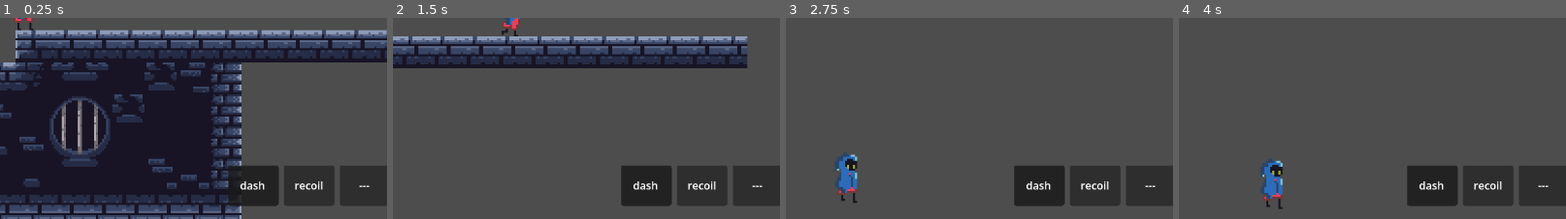
Above: before the commit, frames 1-4 (left to right).
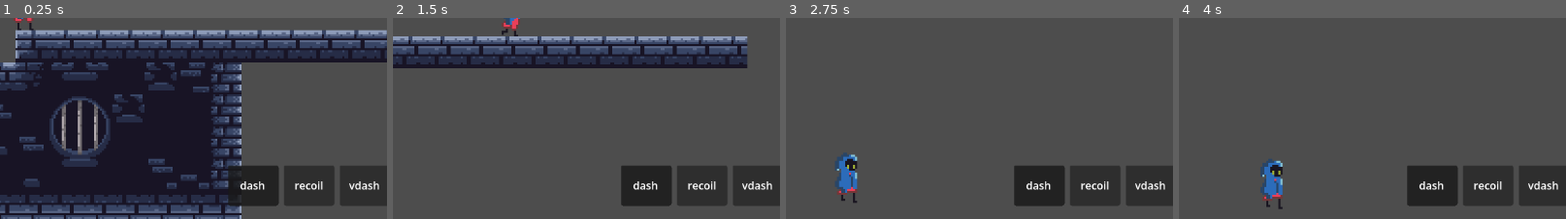
Above: after the commit, the same moments.

Repository: TathyaBarot2808/Godot_Game
Game: Godot game, scene res://scenes/game_sc.tscn
Same seed, same stepped clock (60 frames per second), same inputs: the game is played once before the commit and once after it.
Inputs (mouse positions are % of the whole screen's width and height, from its top left):
- Up to frame 1 (0.25 s): no input
- Up to frame 2 (1.5 s): move the mouse to (72, 41) at 0.52 s; hold D (move_right) from 0.53 s (still down); tap Shift (dash) at 0.6 s; tap Space (jump) at 0.77 s; tap Alt (vdash, bound only after the commit) at 0.8, 1.35 s; move the mouse to (30, 51) at 1.27 s
- Up to frame 3 (2.75 s): tap Space (jump) at 1.52 s; tap Shift (dash) at 1.55, 2.1 s; move the mouse to (60, 22) at 2.02 s; release D (move_right) at 2.03 s; hold A (move_left) from 2.03 s (still down); tap Alt (vdash, bound only after the commit) at 2.3 s
- Up to frame 4 (4 s): move the mouse to (45, 68) at 2.77 s; release A (move_left) at 2.78 s; hold D (move_right) from 2.78 s (still down); right-click (45, 68) at 2.85 s; tap Space (jump) at 3.02, 3.77 s; tap Shift (dash) at 3.05 s; move the mouse to (80, 62) at 3.52 s; tap 1 (slot_1) at 3.6 s; tap Alt (vdash, bound only after the commit) at 3.8 s
The pictures show only the part of the screen within x 48-98%, y 50-100%; the shares and areas given below are measured in that part.

The runs differ from the first frame. In frame 1, 0.2% of the frame differs, in the area x 90-98%, y 81-86%; in frame 2, 0.2%; in frame 3, 0.2%; in frame 4, 0.2%.

Commit message:
Added multidirection dash

Diff:
--- a/project.godot
+++ b/project.godot
@@ -57,6 +57,11 @@
 "events": [Object(InputEventKey,"resource_local_to_scene":false,"resource_name":"","device":-1,"window_id":0,"alt_press …(191 unchanged characters)…
 ]
 }
+vdash={
+"deadzone": 0.2,
+"events": [Object(InputEventKey,"resource_local_to_scene":false,"resource_name":"","device":-1,"window_id":0,"alt_pressed":false,"shift_pressed":false,"ctrl_pressed":false,"meta_pressed":false,"pressed":false,"keycode":0,"physical_keycode":4194328,"key_label":0,"unicode":0,"location":0,"echo":false,"script":null)
+]
+}
 
 [physics]
 
--- a/scenes/player_sc.tscn
+++ b/scenes/player_sc.tscn
@@ -7,6 +7,7 @@
 [ext_resource type="Script" uid="uid://kq34llptxc8b" path="res://scripts/dash_component.gd" id="5_orbwo"]
 [ext_resource type="Script" uid="uid://02ay3kn372ei" path="res://scripts/abilities_manager.gd" id="6_abmgr"]
 [ext_resource type="Script" uid="uid://bh4m007p25rw2" path="res://scripts/loadout.gd" id="7_obawi"]
+[ext_resource type="Script" uid="uid://duui701iq33jb" path="res://scripts/vdash_component.gd" id="8_ykq2h"]
 
 [sub_resource type="RectangleShape2D" id="RectangleShape2D_g2els"]
 size = Vector2(35, 101.75)
@@ -287,3 +288,6 @@
 
 [node name="LoadoutManager" type="Node" parent="AbilitiesManager" unique_id=1066335034]
 script = ExtResource("7_obawi")
+
+[node name="vdash" type="Node" parent="AbilitiesManager" unique_id=923373804]
+script = ExtResource("8_ykq2h")
--- a/scripts/abilities_manager.gd
+++ b/scripts/abilities_manager.gd
@@ -5,6 +5,7 @@
 var _unlocked: Dictionary = {
 	"recoil": true,   # player starts with recoil (shoot)
 	"dash":   true,  # locked until unlocked by gameplay
+	"vdash": true,
 }
 
 # Populated automatically in _ready from child AbilityBase nodes
--- a/scripts/loadout.gd
+++ b/scripts/loadout.gd
@@ -5,7 +5,7 @@
 var loadout: Dictionary={
 	0: "dash",
 	1: "recoil",
-	2: "",
+	2: "vdash",
 }
 
 
--- a/scripts/mana.gd
+++ b/scripts/mana.gd
@@ -7,6 +7,7 @@
 @export var regen_delay: float = 2.0       # seconds after spending before regen starts
 @export var shoot_cost: float = 25.0
 @export var dash_cost: float = 40.0
+@export var vdash_cost: float=30.0
 
 
 signal mana_changed(current: float, max: float)
--- a/scripts/player_move.gd
+++ b/scripts/player_move.gd
@@ -39,11 +39,13 @@
 @onready var loadout: LoadoutManager = $AbilitiesManager/LoadoutManager
 @onready var _recoil: Node = $AbilitiesManager/recoil
 @onready var _dash: Node = $AbilitiesManager/dash
+@onready var _vdash: Node = $AbilitiesManager/vdash
 
 # ── Lifecycle ─────────────────────────────────────────────────────────────────
 
 func _ready() -> void:
 	_dash.dash_started.connect(_on_dash_started)
+	_vdash.vdash_started.connect(_on_dash_started)
 	sprite.animation_finished.connect(_on_animation_finished)
 
 func _on_dash_started() -> void:
@@ -62,6 +64,8 @@
 	_handle_slot_switch()
 	if loadout.get_active_ability() == "dash":
 		_handle_dash()
+	if loadout.get_active_ability()=="vdash":
+		_handle_vdash()
 	_handle_shoot()
 	_handle_jump()
 	_handle_movement(delta)
@@ -86,6 +90,9 @@
 	if Input.is_action_just_pressed("dash"):
 		_execute_dash()
 
+func _handle_vdash() ->void:
+	if Input.is_action_just_pressed("vdash"):
+		_execute_vdash()
 # ── Shoot — routes to active loadout slot ─────────────────────────────────────
 
 func _handle_shoot() -> void:
@@ -103,7 +110,9 @@
 		"recoil":
 			_execute_recoil()
 		"dash":
-			_handle_dash()
+			_execute_dash()
+		"vdash":
+			_execute_vdash()
 		_:
 			push_error("player_move: no handler for ability -> " + ability)
 
@@ -138,6 +147,19 @@
 		mana.spend(mana.dash_cost)
 		velocity = result
 
+func _execute_vdash() -> void:
+	if abilities.is_active("recoil") or abilities.is_active("dash"):
+		return
+	if not mana.can_spend(mana.vdash_cost):
+		return
+	var mouse_pos := get_global_mouse_position()
+	var dir := (mouse_pos - global_position).normalized()
+	if dir == Vector2.ZERO:
+		dir = Vector2.UP
+	var result: Variant = abilities.execute("vdash", {"direction": dir})
+	if result != null:
+		mana.spend(mana.vdash_cost)
+		velocity = result
 # ── Jump ──────────────────────────────────────────────────────────────────────
 
 func _handle_jump() -> void:
@@ -151,7 +173,7 @@
 func _apply_gravity(delta: float) -> void:
 	if is_on_floor():
 		return
-	if abilities.is_active("recoil") or abilities.is_active("dash"):
+	if abilities.is_active("recoil") or abilities.is_active("dash") or abilities.is_active("vdash"):
 		return
 
 	var current_gravity := get_gravity() * BASE_GRAVITY_MULTIPLIER
@@ -166,6 +188,8 @@
 
 	if _recoil.is_recovering():
 		current_gravity *= _recoil.get_recovery_factor()
+	if _vdash.is_recovering():
+		current_gravity *= _vdash.get_recovery_factor()
 
 	velocity += current_gravity * delta
 	velocity.y = minf(velocity.y, MAX_FALL_SPEED)
@@ -176,7 +200,7 @@
 # ── Movement ──────────────────────────────────────────────────────────────────
 
 func _handle_movement(delta: float) -> void:
-	if abilities.is_active("recoil") or abilities.is_active("dash"):
+	if abilities.is_active("recoil") or abilities.is_active("dash") or abilities.is_active("vdash"):
 		return
 
 	var direction := Input.get_axis("move_left", "move_right")
--- /dev/null
+++ b/scripts/vdash_component.gd
@@ -0,0 +1,67 @@
+extends AbilityBase
+
+# ── Exports ───────────────────────────────────────────────────────────────────
+
+@export_group("Vertical Dash")
+@export var VDASH_SPEED: float = 1800.0
+@export var VDASH_DURATION: float = 0.15
+@export var VDASH_COOLDOWN: float = 0.5
+@export var VDASH_GRAVITY_RECOVERY: float = 0.2
+
+# ── Signals ───────────────────────────────────────────────────────────────────
+
+signal vdash_started
+signal vdash_ended
+
+# ── State ─────────────────────────────────────────────────────────────────────
+
+var _is_vdashing: bool = false
+var _vdash_timer: float = 0.0
+var _cooldown_timer: float = 0.0
+var _recovery_timer: float = 0.0
+
+# ── Lifecycle ─────────────────────────────────────────────────────────────────
+
+func _physics_process(delta: float) -> void:
+	if _vdash_timer > 0:
+		_vdash_timer -= delta
+		if _vdash_timer <= 0:
+			_is_vdashing = false
+			_cooldown_timer = VDASH_COOLDOWN
+			_recovery_timer = VDASH_GRAVITY_RECOVERY
+			vdash_ended.emit()
+
+	if _cooldown_timer > 0:
+		_cooldown_timer -= delta
+
+	if _recovery_timer > 0:
+		_recovery_timer -= delta
+
+# ── AbilityBase Interface ─────────────────────────────────────────────────────
+
+func can_use() -> bool:
+	return not _is_vdashing and _cooldown_timer <= 0
+
+func is_active() -> bool:
+	return _is_vdashing
+
+func trigger(args: Dictionary) -> Variant:
+	var direction: Vector2 = args.get("direction", Vector2.UP)
+	if direction == Vector2.ZERO:
+		direction = Vector2.UP
+
+	_is_vdashing = true
+	_vdash_timer = VDASH_DURATION
+	_cooldown_timer = 0.0
+	_recovery_timer = 0.0
+	vdash_started.emit()
+
+	return direction * VDASH_SPEED
+
+# ── Gravity Helpers (used by player_move._apply_gravity) ─────────────────────
+
+func is_recovering() -> bool:
+	return _recovery_timer > 0.0
+
+func get_recovery_factor() -> float:
+	return _recovery_timer / VDASH_GRAVITY_RECOVERY
Not shown, added: scripts/vdash_component.gd.uid
